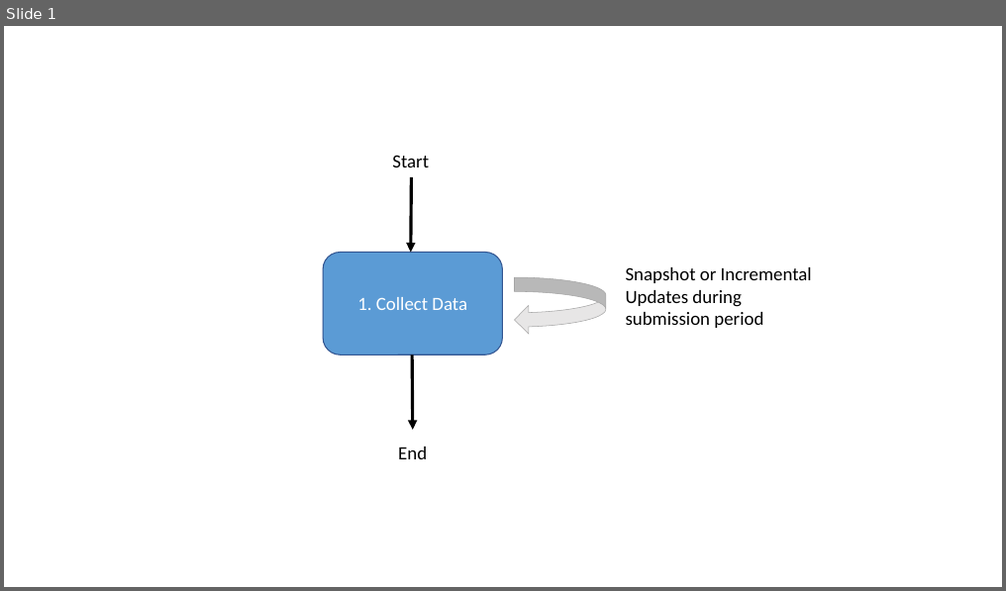
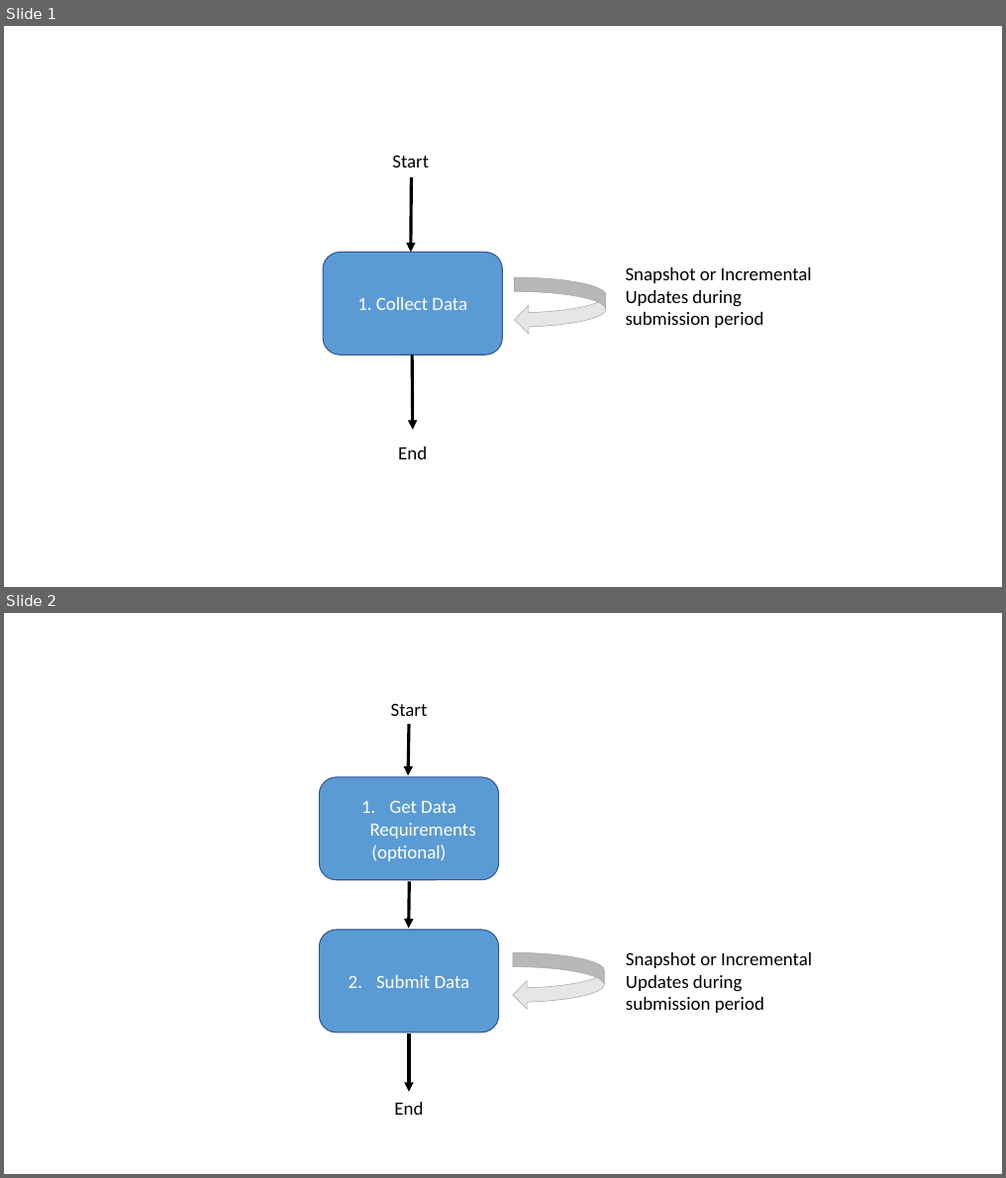
Before and after one commit to HL7/davinci-deqm, a slide deck: source/pages/assets/images/source/framework_stepdiagrams.pptx. Shown one above the other, each under a label of ours: slide 1 before the commit, slides 1 and 2 after it. The pictures are 1006x591 and 1006x1178 pixels, drawn with LibreOffice and Linux fonts; fonts in the diff are those of the drawing. Boxes give left, top, right and bottom in pixels: in the first picture for what was removed or moved away, otherwise in the second. Text is boxed around its words. In the diff, an @@ line names an element or a change of style, - is before the commit and + after.

```diff
--- a/source/pages/assets/images/source/framework_stepdiagrams.pptx
+++ b/source/pages/assets/images/source/framework_stepdiagrams.pptx
@@ slide 2 added at (4, 613, 1002, 1174), background #FFFFFF @@
@@ text added at (391, 703, 428, 716), 18 pt, text #000000 @@
+Start
@@ arrow added from (409, 724) to (408, 775), #000000 3 pt @@
@@ rounded rectangle added at (319, 777, 499, 880), fill #5B9BD5, outline #325491 1 pt, 18 pt, text #FFFFFF @@
+1. Get Data Requirements
+(optional)
@@ arrow added from (409, 881) to (409, 928), #000000 3 pt @@
@@ rounded rectangle added at (319, 930, 499, 1032), fill #5B9BD5, outline #325491 1 pt, 18 pt, text #FFFFFF @@
+2. Submit Data
@@ curved left arrow added at (513, 953, 604, 1010), fill #E7E6E6, outline #A5A5A5 0.5 pt @@
@@ text added at (626, 953, 812, 1013), 18 pt, text #000000 @@
+Snapshot or Incremental Updates during submission period
@@ arrow added from (409, 1035) to (409, 1092), #000000 3 pt @@
@@ text added at (394, 1102, 423, 1115), 18 pt, text #000000 @@
+End
```
Also in this commit, not shown: 29 other files.
